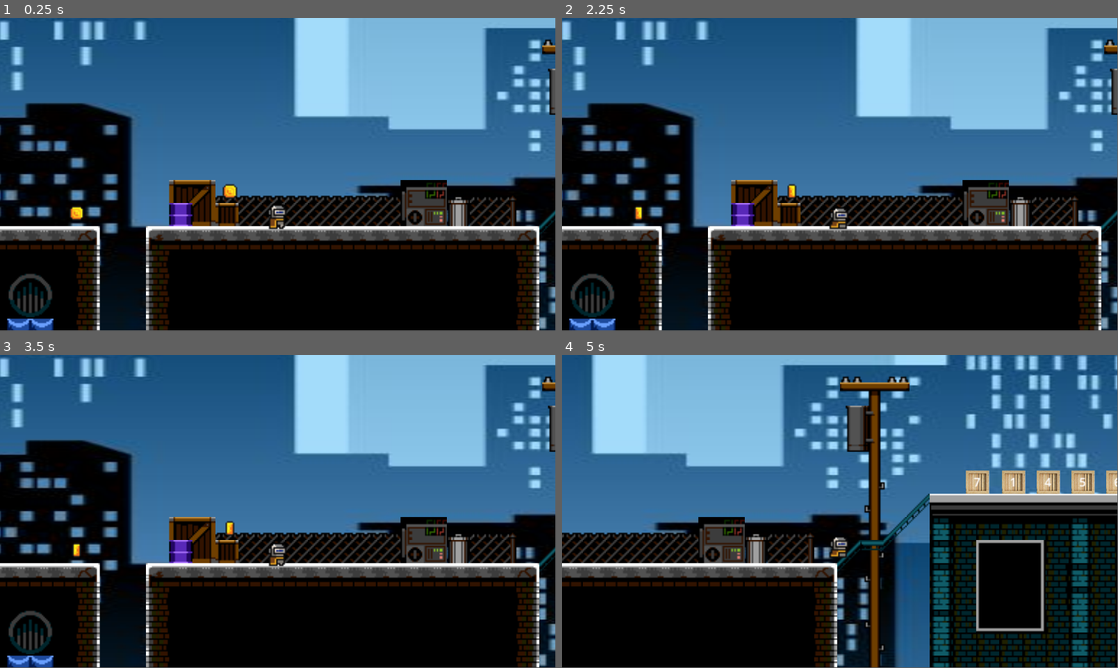
Above: before the commit, frames 1-4 (two rows, left to right).
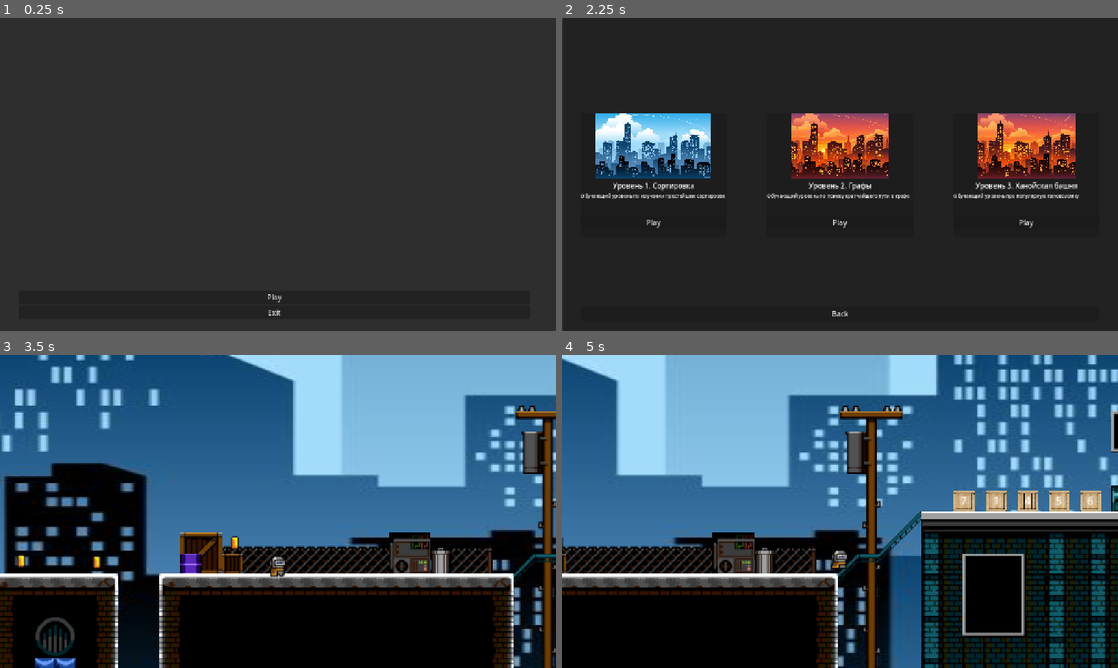
Above: after the commit, the same moments.

Repository: Natr1xon/puzzle_game
Game: Godot game, scene res://scenes/main/main.tscn
Same seed, same stepped clock (60 frames per second), same inputs: the game is played once before the commit and once after it.
Inputs (mouse positions are in pixels of both pictures, inside the frame that each line leads up to):
- Up to frame 1 (0.25 s): no input
- Up to frame 2 (2.25 s): click (834, 296) at 0.5 s, where only the run after the commit has a clickable "Play"; click (840, 312) at 1.25 s, where only the run after the commit has a clickable "Back"; click (834, 296) at 2 s, where only the run after the commit has a clickable "Play"
- Up to frame 3 (3.5 s): click (88, 558) at 2.75 s, where only the run after the commit has a clickable "Play"
- Up to frame 4 (5 s): hold D (move_right) from 3.53 s (still down); tap E (interact) at 3.6, 4.35 s; tap Space (jump) at 3.77, 4.52 s
The window is 799x449 before the commit and 800x450 after it. Grey fills any space a smaller window leaves; there, only what the larger window draws over its background counts as a difference.

The runs differ from the first frame. In frame 1, 96% of the frame differs, in the area x 0-100%, y 0-100%; in frame 2, 97%; in frame 3, 36%; in frame 4, 44%.

Commit message:
add main and select level menu

Diff:
--- a/project.godot
+++ b/project.godot
@@ -14,6 +14,12 @@
 run/main_scene="uid://bubh3j1m1mm3j"
 config/features=PackedStringArray("4.6", "Forward Plus")
 config/icon="res://icon.svg"
+
+[display]
+
+window/size/viewport_width=1280
+window/size/viewport_height=720
+window/stretch/mode="canvas_items"
 
 [input]
 
--- /dev/null
+++ b/scenes/levels/level_03.tscn
@@ -0,0 +1,3 @@
+[gd_scene format=3 uid="uid://d4fbki7y8fnvj"]
+
+[node name="Level" type="Node2D" unique_id=847719169]
--- /dev/null
+++ b/scenes/main/level_card.tscn
@@ -0,0 +1,48 @@
+[gd_scene format=3 uid="uid://bdgepx40dcq4"]
+
+[ext_resource type="Script" uid="uid://c3o4028eektaw" path="res://scripts/level_card.gd" id="1_4papr"]
+[ext_resource type="Texture2D" uid="uid://c6bk8sn0k4mgl" path="res://assets/background/bluecity.jpg" id="2_pbfun"]
+
+[node name="LevelCard" type="Control" unique_id=1249149373]
+custom_minimum_size = Vector2(250, 300)
+layout_mode = 3
+anchors_preset = 15
+anchor_right = 1.0
+anchor_bottom = 1.0
+grow_horizontal = 2
+grow_vertical = 2
+script = ExtResource("1_4papr")
+
+[node name="Panel" type="Panel" parent="." unique_id=1905583839]
+layout_mode = 0
+offset_right = 336.0
+offset_bottom = 284.0
+
+[node name="VBoxContainer" type="VBoxContainer" parent="Panel" unique_id=1496252666]
+layout_mode = 0
+offset_right = 336.0
+offset_bottom = 300.0
+
+[node name="TextureRect" type="TextureRect" parent="Panel/VBoxContainer" unique_id=1167877832]
+custom_minimum_size = Vector2(200, 150)
+layout_mode = 2
+texture = ExtResource("2_pbfun")
+expand_mode = 1
+stretch_mode = 5
+
+[node name="Title" type="Label" parent="Panel/VBoxContainer" unique_id=1176555179]
+layout_mode = 2
+text = "Уровень 1. Сортировка"
+horizontal_alignment = 1
+
+[node name="Description" type="Label" parent="Panel/VBoxContainer" unique_id=1721813677]
+custom_minimum_size = Vector2(0, 50)
+layout_mode = 2
+theme_override_font_sizes/font_size = 11
+text = "Обучающий уровень по изучении простейших сортировок"
+autowrap_mode = 1
+max_lines_visible = 3
+
+[node name="Button" type="Button" parent="Panel/VBoxContainer" unique_id=83320128]
+layout_mode = 2
+text = "Play"
--- /dev/null
+++ b/scenes/main/level_select_menu.tscn
@@ -0,0 +1,38 @@
+[gd_scene format=3 uid="uid://ciuw4bvq8iwy2"]
+
+[ext_resource type="Script" uid="uid://dpx8a0v4kngaf" path="res://scripts/level_select_menu.gd" id="1_js8mu"]
+
+[node name="LevelSelectMenu" type="Control" unique_id=24170390]
+layout_mode = 3
+anchors_preset = 0
+offset_left = 43.0
+offset_top = 697.0
+offset_right = 1221.0
+offset_bottom = 697.0
+script = ExtResource("1_js8mu")
+
+[node name="Panel" type="Panel" parent="." unique_id=1497756196]
+z_index = -1
+layout_mode = 0
+offset_left = -41.0
+offset_top = -697.0
+offset_right = 1243.0
+offset_bottom = 23.0
+
+[node name="GridContainer" type="GridContainer" parent="." unique_id=1927381951]
+layout_mode = 0
+offset_top = -477.0
+offset_right = 40.0
+offset_bottom = -437.0
+theme_override_constants/h_separation = 179
+columns = 3
+
+[node name="VBoxContainer" type="VBoxContainer" parent="." unique_id=676577866]
+layout_mode = 0
+offset_top = -32.0
+offset_right = 1194.0
+offset_bottom = -1.0
+
+[node name="BackButton" type="Button" parent="VBoxContainer" unique_id=1748828194]
+layout_mode = 2
+text = "Back"
--- a/scenes/main/main.tscn
+++ b/scenes/main/main.tscn
@@ -1,10 +1,42 @@
 [gd_scene format=3 uid="uid://bubh3j1m1mm3j"]
 
 [ext_resource type="Script" uid="uid://becdj3hl8t230" path="res://scripts/main.gd" id="1_hyk8p"]
+[ext_resource type="Script" uid="uid://c5nmlyod6s2ad" path="res://scripts/main_menu.gd" id="2_iuonh"]
+[ext_resource type="PackedScene" uid="uid://ciuw4bvq8iwy2" path="res://scenes/main/level_select_menu.tscn" id="3_k2fmo"]
 
 [node name="Node2D" type="Node2D" unique_id=550959682]
 script = ExtResource("1_hyk8p")
 
-[node name="LevelContainer" type="Node" parent="." unique_id=332323586]
+[node name="Panel" type="Panel" parent="." unique_id=2023430301]
+z_index = -5
+offset_right = 1284.0
+offset_bottom = 720.0
+
+[node name="MainMenu" type="Control" parent="." unique_id=385006150]
+layout_mode = 3
+anchors_preset = 0
+offset_top = 610.0
+offset_right = 40.0
+offset_bottom = 650.0
+script = ExtResource("2_iuonh")
+
+[node name="VBoxContainer" type="VBoxContainer" parent="MainMenu" unique_id=129516220]
+layout_mode = 0
+offset_left = 43.0
+offset_top = 17.0
+offset_right = 1221.0
+offset_bottom = 83.0
+
+[node name="PlayButton" type="Button" parent="MainMenu/VBoxContainer" unique_id=402584596]
+layout_mode = 2
+text = "Play"
+
+[node name="ExitButton" type="Button" parent="MainMenu/VBoxContainer" unique_id=1242602704]
+layout_mode = 2
+text = "Exit"
+
+[node name="LevelSelectMenu" parent="." unique_id=24170390 instance=ExtResource("3_k2fmo")]
 
 [node name="UI" type="CanvasLayer" parent="." unique_id=2023271584]
+
+[node name="LevelContainer" type="Node" parent="." unique_id=1989351724]
--- /dev/null
+++ b/scripts/level_card.gd
@@ -0,0 +1,22 @@
+extends Control
+
+signal play_pressed(level_path)
+
+@onready var title_label = $Panel/VBoxContainer/Title
+@onready var desc_label = $Panel/VBoxContainer/Description
+@onready var image = $Panel/VBoxContainer/TextureRect
+@onready var play_button = $Panel/VBoxContainer/Button
+
+var level_path = ""
+
+func _ready():
+	play_button.pressed.connect(_on_play)
+
+func setup(data):
+	title_label.text = data.title
+	desc_label.text = data.description
+	image.texture = data.texture
+	level_path = data.path
+
+func _on_play():
+	play_pressed.emit(level_path)
--- /dev/null
+++ b/scripts/level_select_menu.gd
@@ -0,0 +1,49 @@
+extends Control
+
+signal level_selected(path)
+signal back_pressed
+
+@onready var grid = $GridContainer
+@onready var back_button = $VBoxContainer/BackButton
+
+var LevelCardScene = preload("res://scenes/main/level_card.tscn")
+
+var levels = [
+	{
+		"title": "Уровень 1. Сортировка",
+		"description": "Обучающий уровень по изучении простейших сортировок",
+		"path": "res://scenes/levels/level_01.tscn",
+		"texture": preload("res://assets/background/bluecity.jpg")
+	},
+	{
+		"title": "Уровень 2. Графы",
+		"description": "Обучающий уровень по поиску кратчайшего пути в графе",
+		"path": "res://scenes/levels/level_02.tscn",
+		"texture": preload("res://assets/background/sunsetcity.png")
+	},
+	{
+		"title": "Уровень 3. Ханойская башня",
+		"description": "Обучающий уровень про популярную головоломку",
+		"path": "res://scenes/levels/level_03.tscn",
+		"texture": preload("res://assets/background/sunsetcity.png")
+	}
+]
+
+func _ready():
+	back_button.pressed.connect(_on_back_pressed)
+	_create_levels()
+	print(grid.get_child_count())
+
+func _create_levels():
+	for data in levels:
+		var card = LevelCardScene.instantiate()
+		grid.add_child(card)
+
+		card.setup(data)
+		card.play_pressed.connect(_on_level_play)
+
+func _on_level_play(path):
+	level_selected.emit(path)
+
+func _on_back_pressed():
+	back_pressed.emit()
--- a/scripts/main.gd
+++ b/scripts/main.gd
@@ -1,17 +1,43 @@
 extends Node
 
+@onready var menu = $MainMenu
+@onready var level_select = $LevelSelectMenu
+@onready var level_container = $LevelContainer
+
 func _ready():
-	load_level("res://scenes/levels/level_01.tscn")
+	menu.show()
+	level_select.hide()
+
+	menu.start_game.connect(_on_start_game)
+
+	level_select.level_selected.connect(_on_level_selected)
+	level_select.back_pressed.connect(_on_back_from_select)
+
 	print("MAIN ЗАПУЩЕН")
 
+func _on_start_game():
+	menu.hide()
+	level_select.show()
+
+func _on_level_selected(path):
+	level_select.hide()
+	load_level(path)
+
+func _on_back_from_select():
+	level_select.hide()
+	menu.show()
+
 func load_level(path):
+	# удалить старый уровень
+	for child in level_container.get_children():
+		child.queue_free()
+
 	var scene = load(path)
-
 	if scene == null:
-		print("❌ Не удалось загрузить сцену:", path)
+		print("❌ Не удалось загрузить:", path)
 		return
 
-	var level = load(path).instantiate()
-	$LevelContainer.add_child(level)
+	var level = scene.instantiate()
+	level_container.add_child(level)
 
-	print("✅ Уровень загружен")
+	print("✅ Уровень загружен:", path)
--- /dev/null
+++ b/scripts/main_menu.gd
@@ -0,0 +1,14 @@
+extends Control
+
+signal start_game
+
+func _ready():
+	$VBoxContainer/PlayButton.pressed.connect(_on_play_pressed)
+	$VBoxContainer/ExitButton.pressed.connect(_on_exit_pressed)
+
+func _on_play_pressed():
+	print("▶ Игра начинается")
+	emit_signal("start_game")
+
+func _on_exit_pressed():
+	get_tree().quit()
Not shown, added: scripts/level_card.gd.uid
Not shown, added: scripts/level_select_menu.gd.uid
Not shown, added: scripts/main_menu.gd.uid
